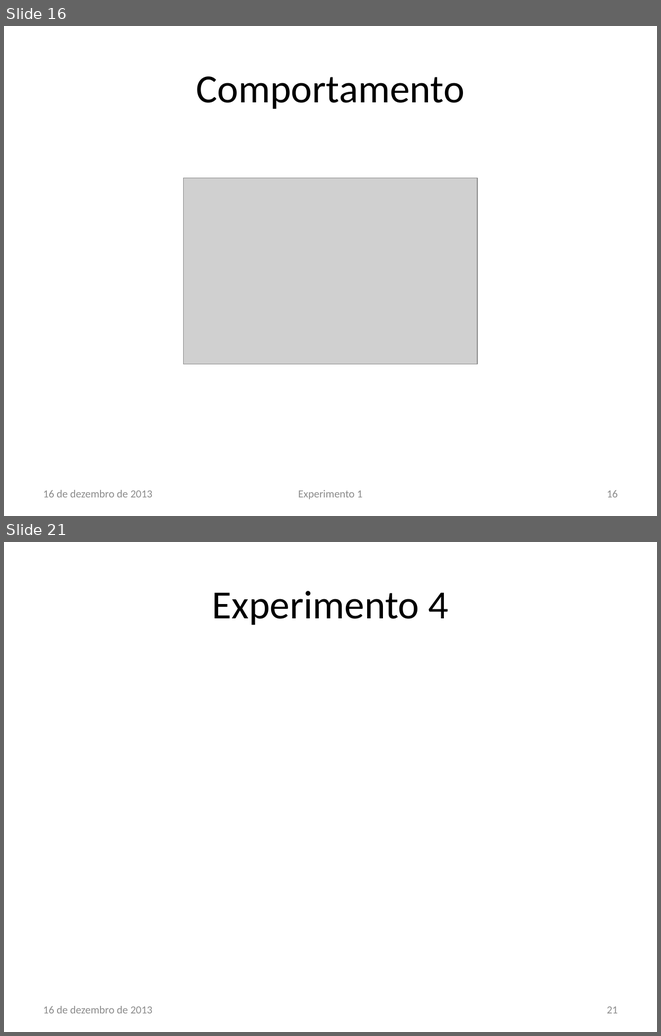
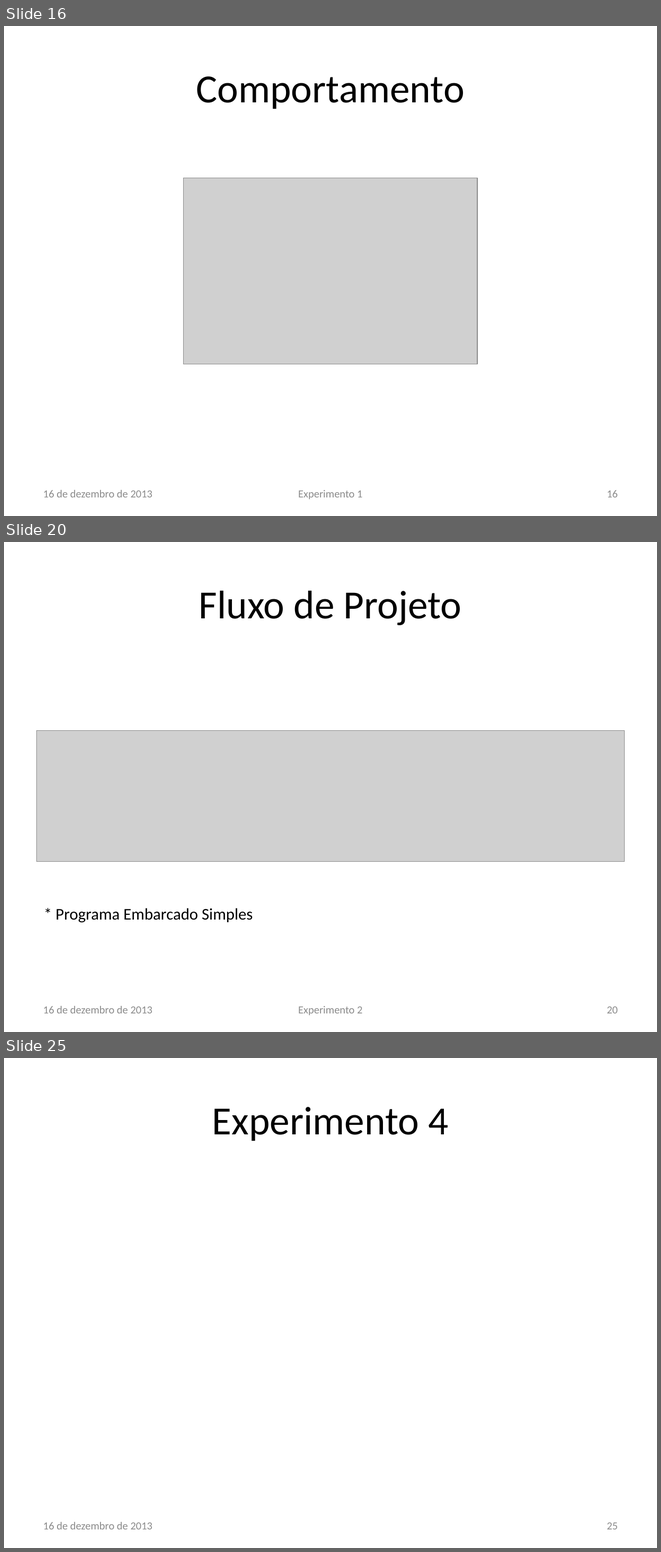
Before and after one commit to lsoliveira459/tg2, a slide deck: Apresentação/Estudo e Implementação de Reconfiguração Dinâmica.pptx. Shown one above the other, each under a label of ours: slides 16 and 21 before the commit, slides 16, 20 and 25 after it; the slides between them are not shown. The pictures are 661x1036 and 661x1552 pixels, drawn with LibreOffice and Linux fonts; fonts in the diff are those of the drawing; grey boxes stand for pictures; background and template pictures are left out. Boxes give left, top, right and bottom in pixels: in the first picture for what was removed or moved away, otherwise in the second. Text is boxed around its words. In the diff, an @@ line names an element or a change of style, - is before the commit and + after.

```diff
--- a/Apresentação/Estudo e Implementação de Reconfiguração Dinâmica.pptx
+++ b/Apresentação/Estudo e Implementação de Reconfiguração Dinâmica.pptx
@@ slide 20 added at [4, 542, 657, 1032], background #FFFFFF @@
@@ title added at [199, 590, 462, 625], 44 pt, text #000000 @@
+Fluxo de Projeto
@@ picture added at [37, 730, 624, 861] @@
@@ text added at [55, 908, 253, 923], 18 pt, text #000000 @@
+* Programa Embarcado Simples
@@ text added at [43, 1006, 153, 1013], 12 pt, text #8C8C8C @@
+16 de dezembro de 2013
@@ text added at [298, 1006, 362, 1015], 12 pt, text #8C8C8C @@
+Experimento 2
@@ page number added at [607, 1006, 618, 1013], 12 pt, text #8C8C8C @@
+20
@@ what was slide 21 is now slide 25 @@
@@ page number at [607, 1522, 618, 1529]: text changed @@
-21
+25
```
Also in this commit, not shown: 4 slides changed, 3 other slides added, 5 other files.
